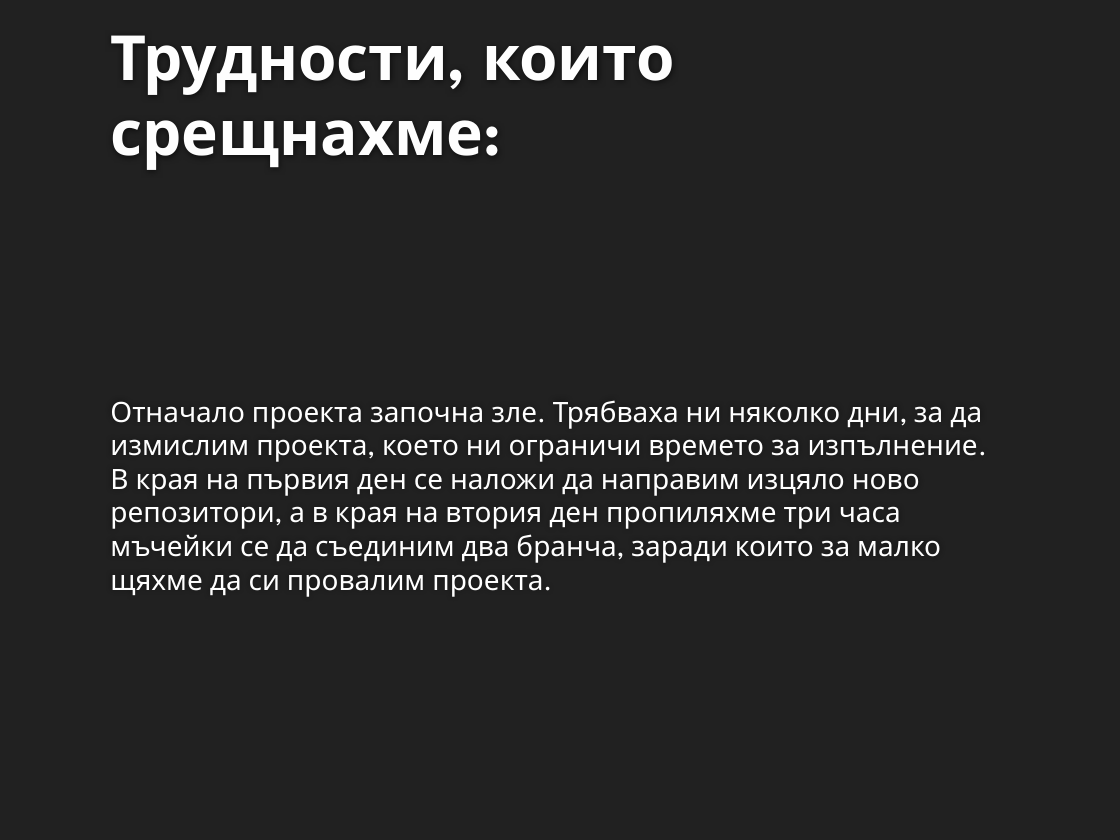
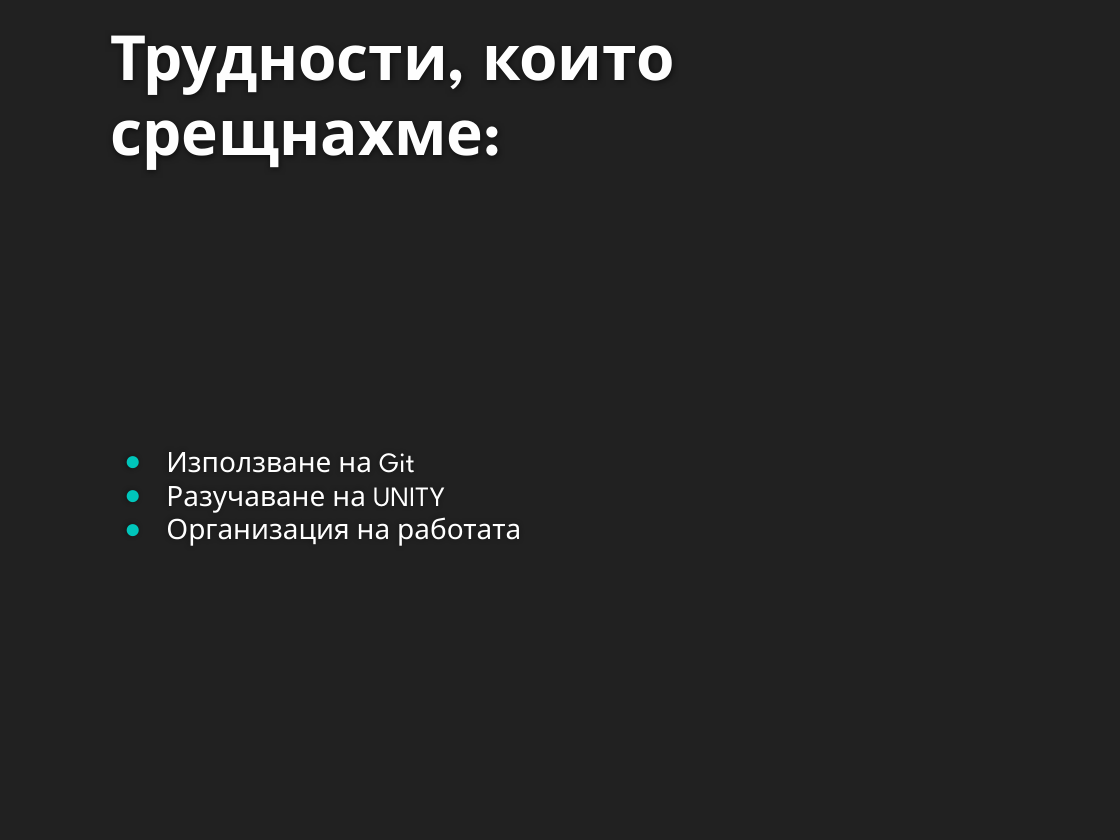
Before and after one commit to BojoPopnikolov/TeamXD, a slide deck: slide 3 of Presentation/Team xD.pptx. Drawn at 1120x840 pixels with LibreOffice and Linux fonts; fonts in the diff are those of the drawing; background and template pictures are left out. Boxes give left, top, right and bottom in pixels: in the first picture for what was removed or moved away, otherwise in the second. Text is boxed around its words. In the diff, an @@ line names an element or a change of style, - is before the commit and + after.

```diff
--- a/Presentation/Team xD.pptx
+++ b/Presentation/Team xD.pptx
@@ text at <box>166,452,521,546</box>: text changed @@
-Отначало проекта започна зле. Трябваха ни няколко дни, за да измислим проекта, което ни ограничи времето за изпълнение. В края на първия ден се наложи да направим изцяло ново репозитори, а в края на втория ден пропиляхме три часа мъчейки се да съединим два бранча, заради които за малко щяхме да си провалим проекта.
+● Използване на Git
+● Разучаване на UNITY
+● Организация на работата
```
Also in this commit, not shown: 3 other slides changed.
